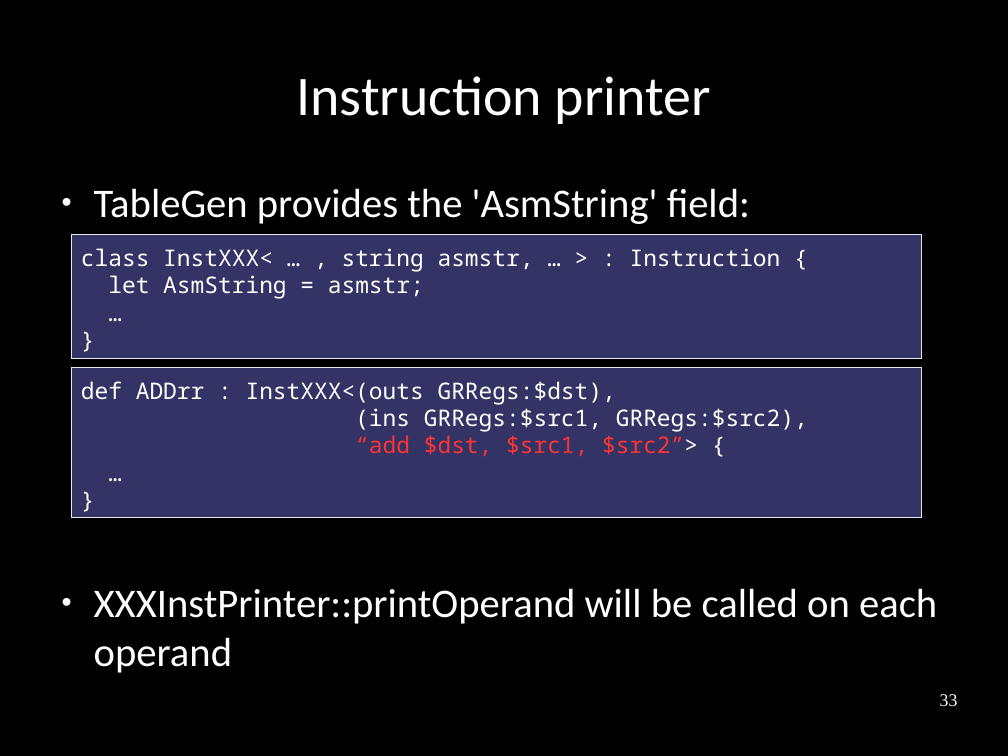
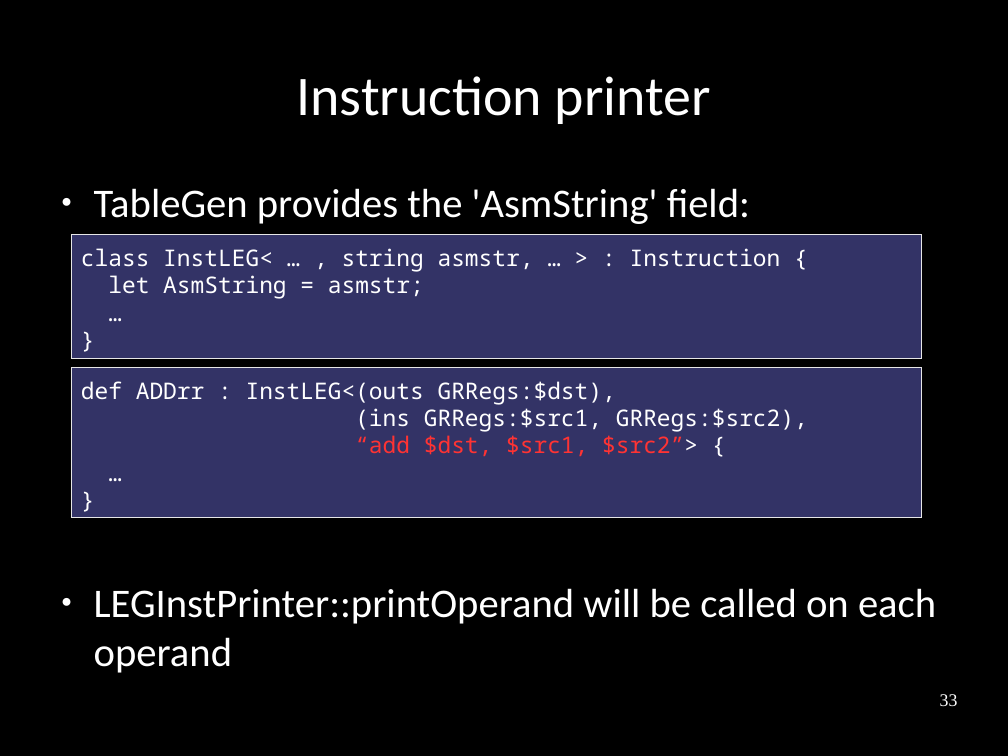
Before and after one commit to frasercrmck/llvm-leg, a slide deck: slide 33 of docs/Codeplay/Slides.odp. Drawn at 1008x756 pixels with LibreOffice and Linux fonts; fonts in the diff are those of the drawing. Boxes give left, top, right and bottom in pixels: in the first picture for what was removed or moved away, otherwise in the second. Text is boxed around its words. In the diff, an @@ line names an element or a change of style, - is before the commit and + after.

```diff
--- a/docs/Codeplay/Slides.odp
+++ b/docs/Codeplay/Slides.odp
@@ text in rectangle at bbox=[81, 248, 781, 272]: text changed @@
-class InstXXX< … , string asmstr, … > : Instruction {
+class InstLEG< … , string asmstr, … > : Instruction {
@@ text in rectangle at bbox=[81, 381, 616, 405]: text changed @@
-def ADDrr : InstXXX<(outs GRRegs:$dst),
+def ADDrr : InstLEG<(outs GRRegs:$dst),
@@ text at bbox=[94, 588, 936, 673]: text changed @@
-● XXXInstPrinter::printOperand will be called on each operand
+● LEGInstPrinter::printOperand will be called on each operand
```
Also in this commit, not shown: 30 other slides changed.
